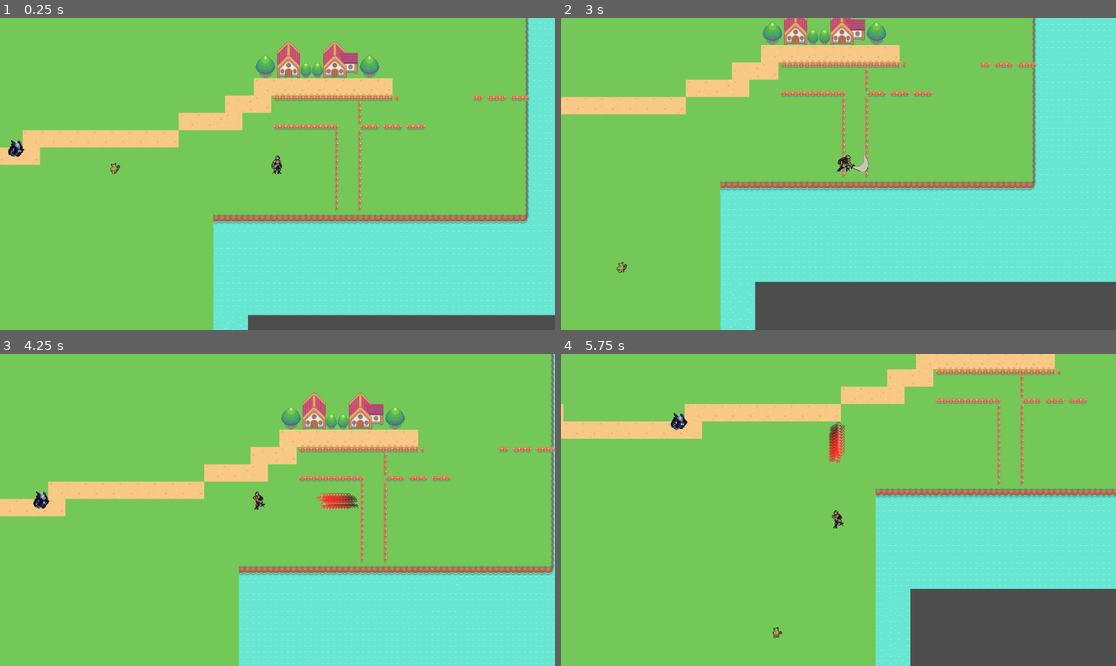
Above: before the commit, frames 1-4 (two rows, left to right).
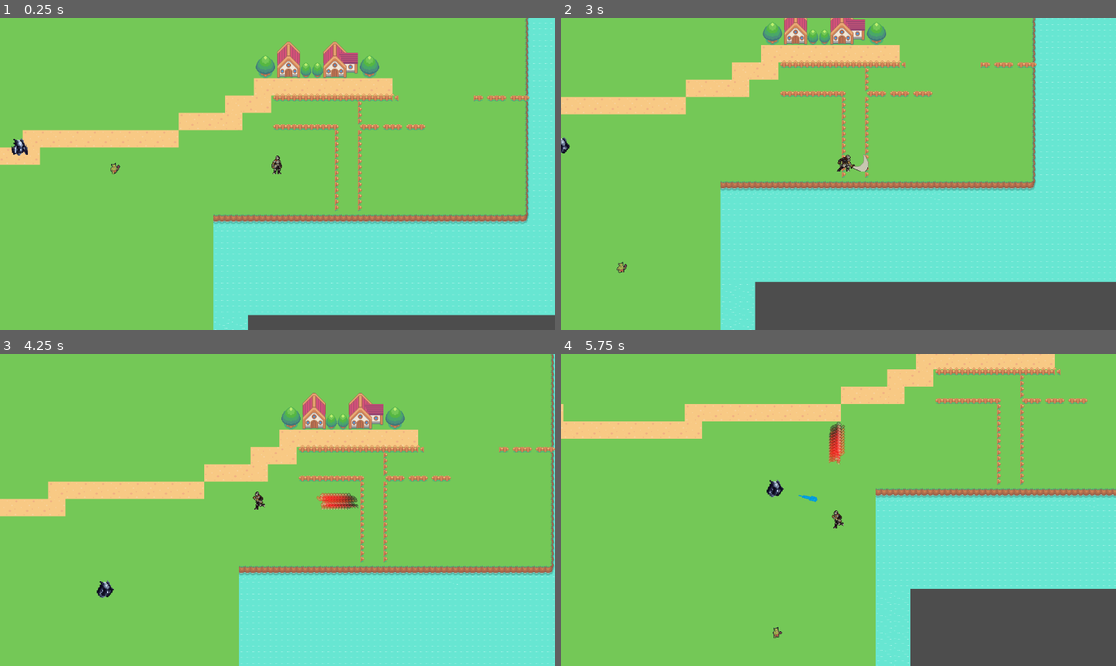
Above: after the commit, the same moments.

Repository: Gavy197/The-Big-Game-
Game: Godot game, scene res://Scenes/Levels/tempScenev2.tscn
Two runs of this game, one before a commit and one after it. Both use one fixed random seed, a clock stepped at 60 frames per second and the inputs below.
Inputs (mouse positions are in pixels of both pictures, inside the frame that each line leads up to):
- Up to frame 1 (0.25 s): no input
- Up to frame 2 (3 s): move the mouse to (960, 158) at 0.52 s; hold D (walkRight) 0.53-1.28 s; tap Shift (Dash) at 0.6, 2.1 s; move the mouse to (727, 189) at 1.27 s; hold S (walkDown) 1.28-2.03 s; click (727, 189) at 1.35 s; move the mouse to (894, 105) at 2.02 s; hold D (walkRight) 2.03-2.78 s; move the mouse to (810, 236) at 2.77 s; hold W (walkUp) from 2.78 s (still down); click (810, 236) at 2.85 s
- Up to frame 3 (4.25 s): move the mouse to (444, 556) at 3.52 s; release W (walkUp) at 3.53 s; hold A (walkLeft) from 3.53 s (still down); tap Shift (Dash) at 3.6 s
- Up to frame 4 (5.75 s): move the mouse to (672, 463) at 4.27 s; click (672, 463) at 4.35 s; move the mouse to (866, 510) at 5.02 s; release A (walkLeft) at 5.03 s; hold S (walkDown) from 5.03 s (still down); tap Shift (Dash) at 5.1 s

The runs differ from the first frame. In frame 1, 0.1% of the frame differs, in the area x 1-6%, y 38-45%; in frame 2, less than 0.1%; in frame 3, 0.2%; in frame 4, 0.3%, in the area x 19-47%, y 18-48%.
Error before the commit: Parse Error: Could not find type "Player" in the current scope. (res://Scripts/Enemies/golem.gd:114)

Commit message:
Small Fixes

Diff:
--- a/Scenes/Enemies/golem_projectile.tscn
+++ b/Scenes/Enemies/golem_projectile.tscn
@@ -36,7 +36,7 @@
 }]
 
 [sub_resource type="RectangleShape2D" id="RectangleShape2D_h84ry"]
-size = Vector2(20, 5)
+size = Vector2(20, 3)
 
 [node name="GolemProjectile" type="StaticBody2D"]
 z_index = 3
@@ -58,7 +58,6 @@
 frame_progress = 0.00489247
 
 [node name="Hitbox" type="Area2D" parent="."]
-visible = false
 collision_layer = 0
 collision_mask = 6
 
--- a/Scripts/Player/main_player.gd
+++ b/Scripts/Player/main_player.gd
@@ -1,5 +1,5 @@
 extends CharacterBody2D
-
+class_name Player
 #Constants
 const SPEED = 200.0
 
